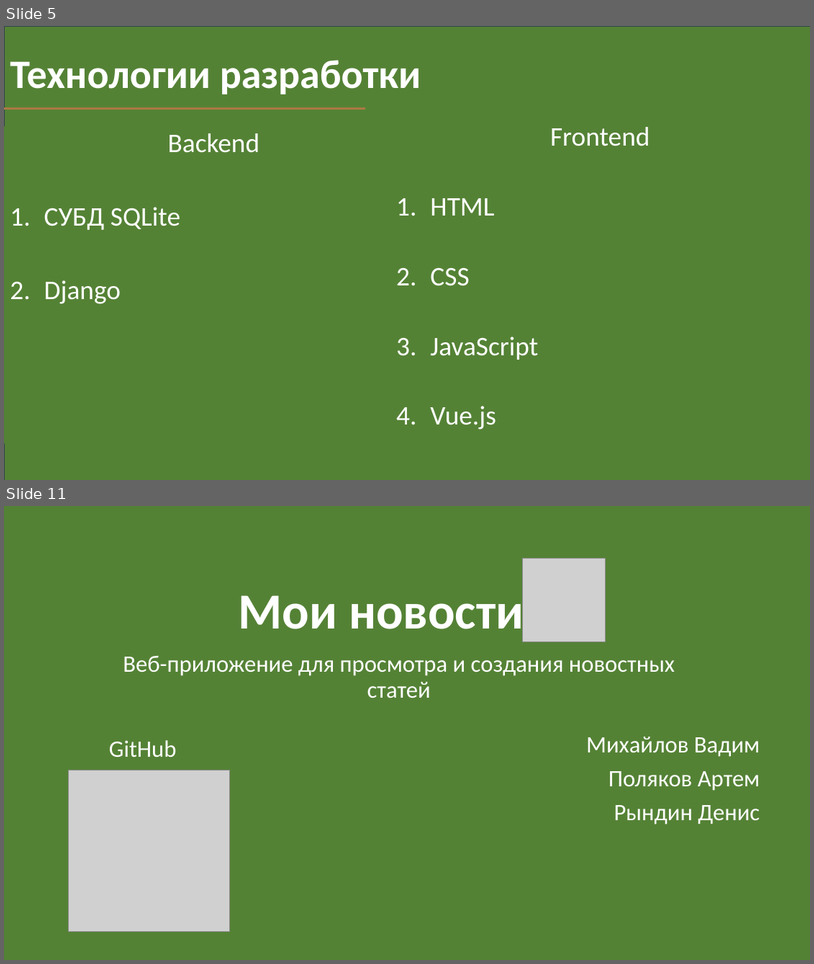
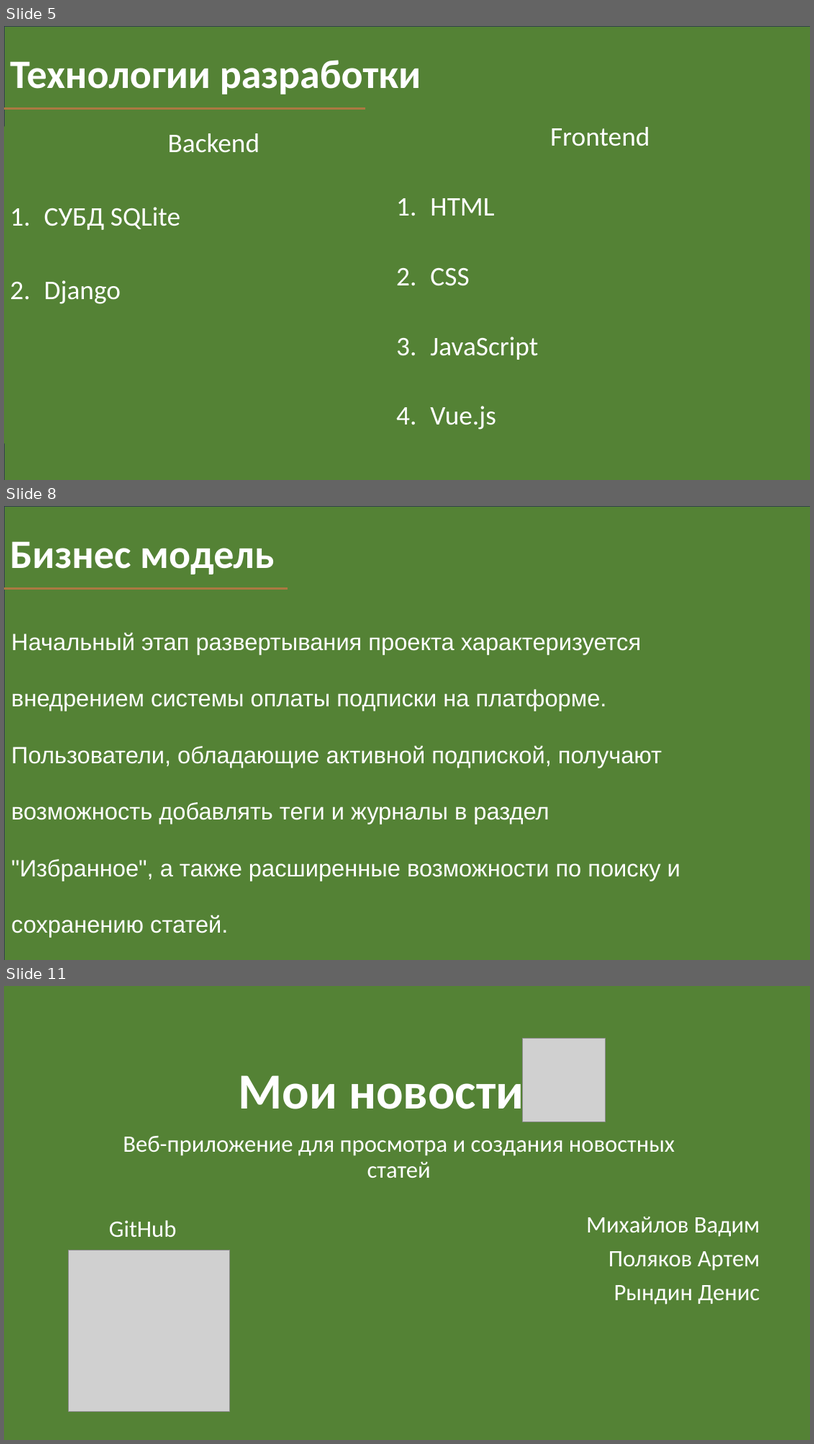
Before and after one commit to FDMan12/news-with-tags, a slide deck: Documentation/my_news_presentation.pptx. Shown one above the other, each under a label of ours: slides 5 and 11 before the commit, slides 5, 8 and 11 after it; the slides between them are not shown. The pictures are 814x964 and 814x1444 pixels, drawn with LibreOffice and Linux fonts; fonts in the diff are those of the drawing; grey boxes stand for pictures. Boxes give left, top, right and bottom in pixels: in the first picture for what was removed or moved away, otherwise in the second. Text is boxed around its words. In the diff, an @@ line names an element or a change of style, - is before the commit and + after.

```diff
--- a/Documentation/my_news_presentation.pptx
+++ b/Documentation/my_news_presentation.pptx
@@ slide 8 added at box(4, 506, 810, 960), background #FFFFFF @@
@@ rectangle added at box(4, 506, 810, 960), fill #548235, outline #333F50 1 pt @@
@@ title added at box(10, 541, 274, 574), 48 pt, text #FFFFFF, bold @@
+Бизнес модель
@@ line added from (4, 588) to (288, 588), #AB7942 2.75 pt @@
@@ subtitle added at box(11, 632, 681, 937), 28 pt, text #FFFFFF @@
+Начальный этап развертывания проекта характеризуется внедрением системы оплаты подписки на платформе. Пользователи, обладающие активной подпиской, получают возможность добавлять теги и журналы в раздел "Избранное", а также расширенные возможности по поиску и сохранению статей.
```
Also in this commit, not shown: 3 slides changed, 5 other slides added, 6 slides removed, 1 other file.
